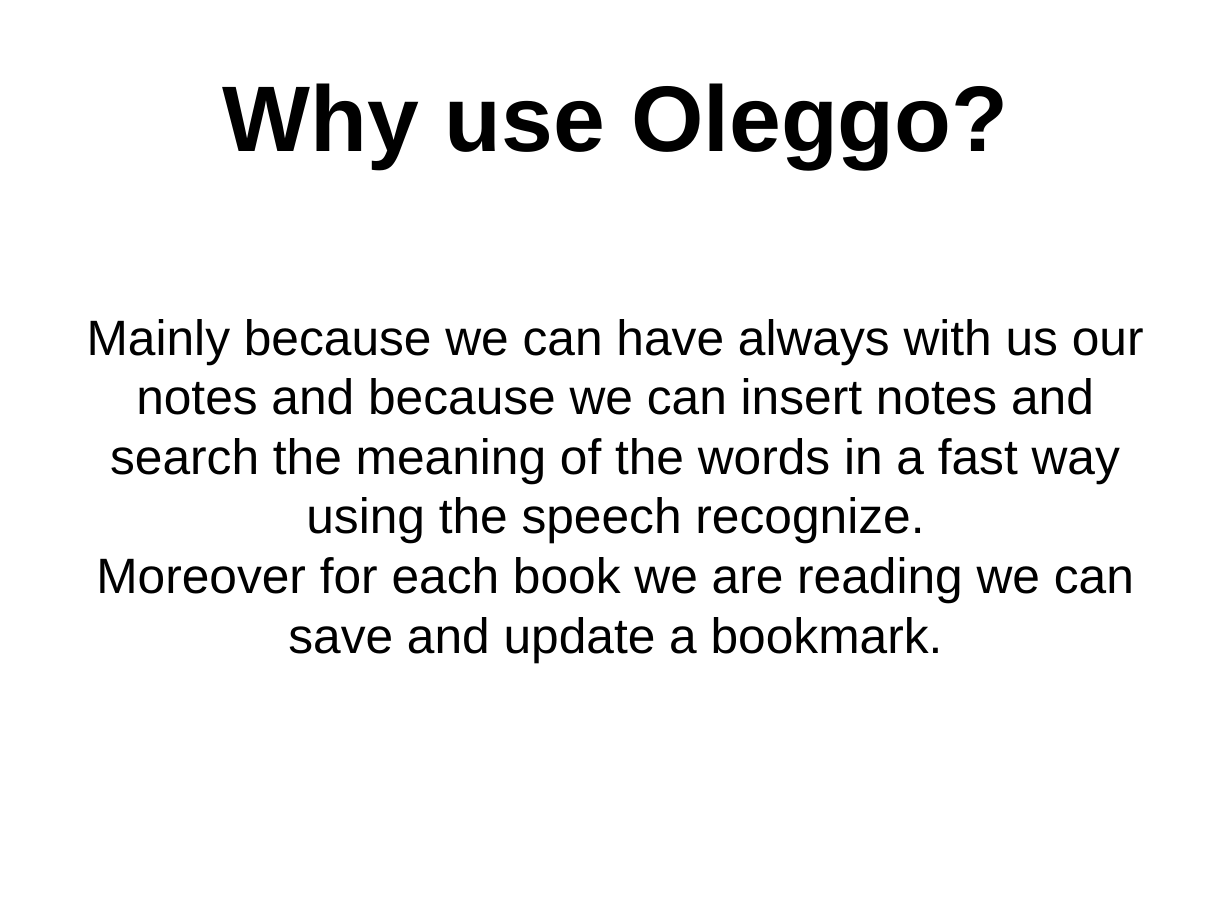
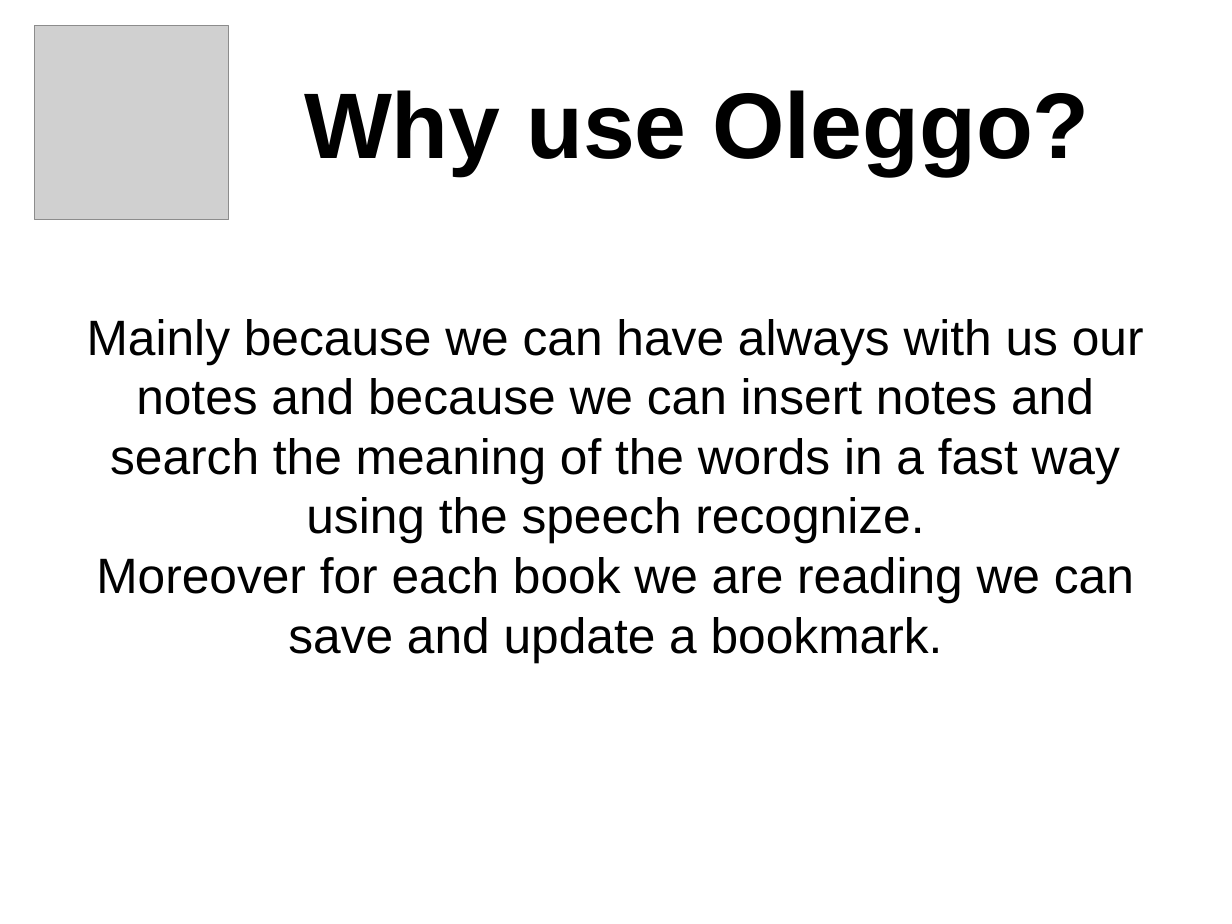
Before and after one commit to FAngelo94/Oleggo, a slide deck: slide 3 of Shor Presentation.odp. Drawn at 1232x924 pixels with LibreOffice and Linux fonts; fonts in the diff are those of the drawing; grey boxes stand for pictures. Boxes give left, top, right and bottom in pixels: in the first picture for what was removed or moved away, otherwise in the second. Text is boxed around its words. In the diff, an @@ line names an element or a change of style, - is before the commit and + after.

```diff
--- a/Shor Presentation.odp
+++ b/Shor Presentation.odp
@@ picture added at (35,26,229,220) @@
@@ title "Why use Oleggo?": place and size @@
-title "Why use Oleggo?" at (223,83,1008,168)
+title "Why use Oleggo?" at (304,90,1090,175)
```
Also in this commit, not shown: 3 other slides changed, 5 slides added.
